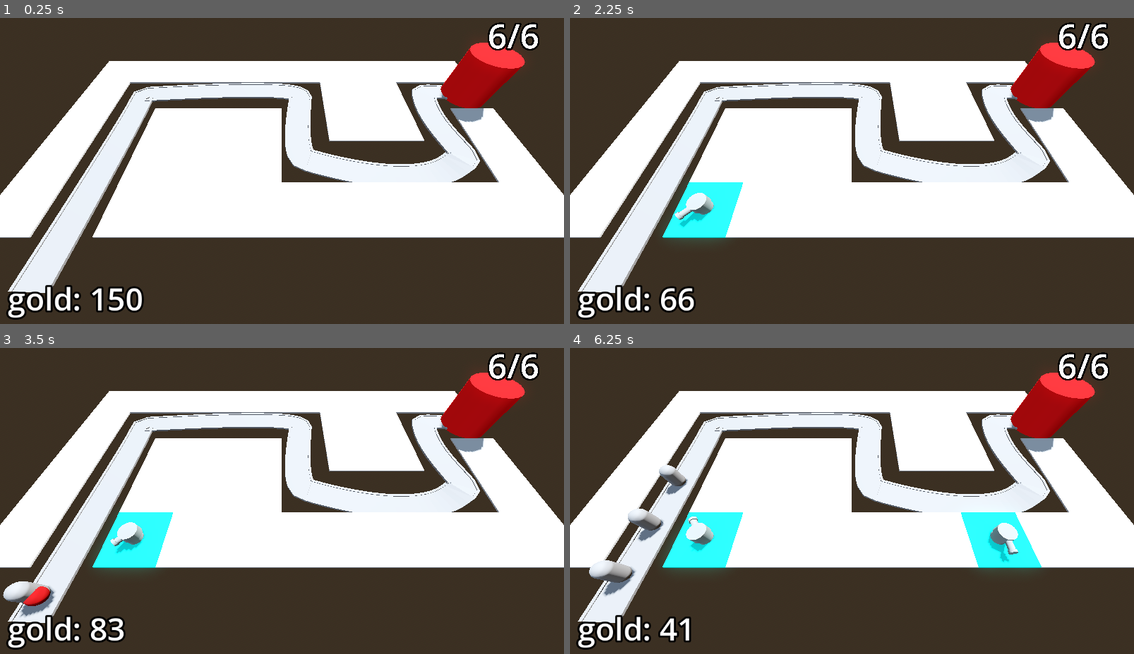
Above: before the commit, frames 1-4 (two rows, left to right).
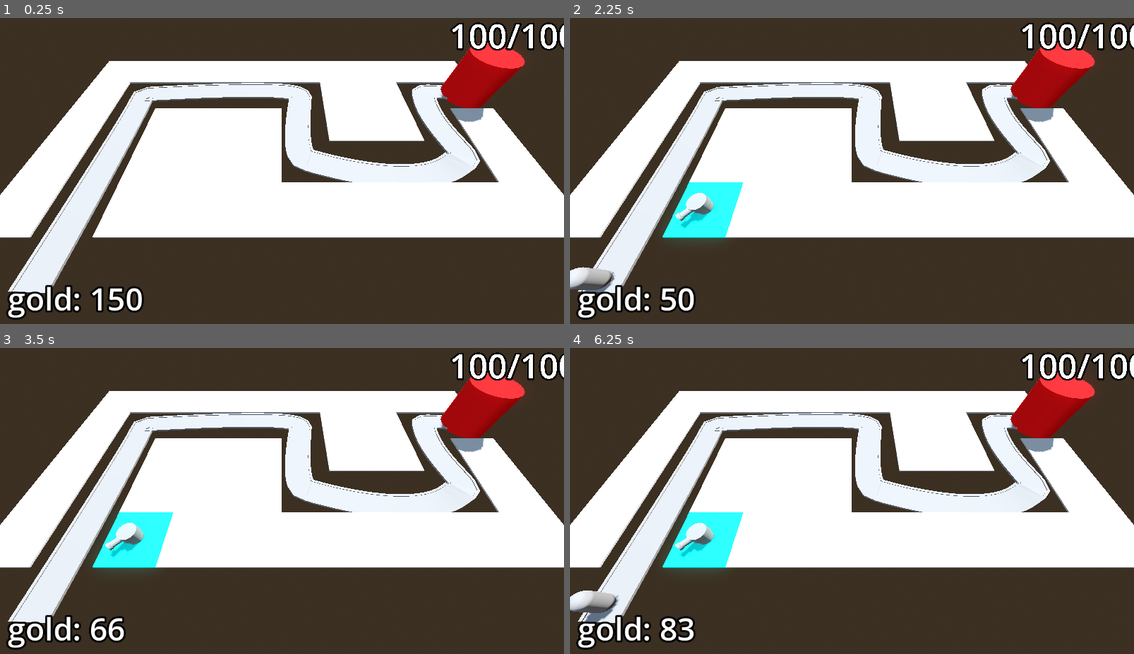
Above: after the commit, the same moments.

Repository: EsbenNyboe/TowerDefense
Game: Godot game, scene res://BaseLevel.tscn
Same seed, same stepped clock (60 frames per second), same inputs: the game is played once before the commit and once after it.
Inputs (mouse positions are in pixels of both pictures, inside the frame that each line leads up to):
- Up to frame 1 (0.25 s): no input
- Up to frame 2 (2.25 s): tap Enter at 0.5, 2 s; move the mouse to (976, 152) at 0.52 s; press the mouse at (976, 152) at 0.53 s; tap Space at 1.25 s; move the mouse to (739, 186) at 1.27 s; release the mouse at (739, 186) at 1.28 s; click (739, 186) at 1.35 s; move the mouse to (908, 100) at 2.02 s; press the mouse at (908, 100) at 2.03 s
- Up to frame 3 (3.5 s): move the mouse to (253, 562) at 2.77 s; release the mouse at (253, 562) at 2.78 s; click (253, 562) at 2.85 s
- Up to frame 4 (6.25 s): move the mouse to (1021, 546) at 3.52 s; press the mouse at (1021, 546) at 3.53 s; move the mouse to (682, 452) at 4.27 s; release the mouse at (682, 452) at 4.28 s; click (682, 452) at 4.35 s; move the mouse to (880, 497) at 5.02 s; press the mouse at (880, 497) at 5.03 s; move the mouse to (767, 421) at 5.77 s; release the mouse at (767, 421) at 5.78 s; click (767, 421) at 5.85 s

The runs differ from the first frame. In frame 1, 1.0% of the frame differs, in the area x 79-100%, y 1-11%; in frame 2, 1.8%; in frame 3, 2.0%; in frame 4, 5.0%, in the area x 0-100%, y 1-97%.

Commit message:
Setup custom signal (stop spawning enemies)

Diff:
--- a/barbarianblaster/BaseLevel.tscn
+++ b/barbarianblaster/BaseLevel.tscn
@@ -116,7 +116,7 @@
 
 [node name="Base" parent="." instance=ExtResource("3_knq2t")]
 transform = Transform3D(1, 0, 0, 0, 1, 0, 0, 0, 1, 18, 0, 2)
-max_health = 6
+max_health = 100
 
 [node name="TurretManager" type="Node3D" parent="." node_paths=PackedStringArray("enemy_path")]
 script = ExtResource("5_cwwxe")
@@ -147,3 +147,4 @@
 [node name="DifficultyManager" parent="." instance=ExtResource("9_xkmwr")]
 
 [connection signal="timeout" from="EnemyPath/Timer" to="EnemyPath" method="spawn_enemy"]
+[connection signal="stop_spawning_enemies" from="DifficultyManager" to="EnemyPath" method="_on_difficulty_manager_stop_spawning_enemies"]
--- a/barbarianblaster/DifficultyManager/difficulty_manager.gd
+++ b/barbarianblaster/DifficultyManager/difficulty_manager.gd
@@ -1,9 +1,12 @@
 extends Node
+
+signal stop_spawning_enemies
 
 @export var game_length := 30.0
 @export var spawn_time_curve: Curve
 @export var enemy_health_curve: Curve
 @export var kill_reward_curve: Curve
+
 @onready var timer: Timer = $Timer
 
 func _ready() -> void:
@@ -20,3 +23,7 @@
 
 func get_kill_reward() -> float:
 	return kill_reward_curve.sample(game_progress_ratio())
+
+
+func _on_timer_timeout() -> void:
+	stop_spawning_enemies.emit()
--- a/barbarianblaster/DifficultyManager/difficulty_manager.tscn
+++ b/barbarianblaster/DifficultyManager/difficulty_manager.tscn
@@ -25,3 +25,5 @@
 
 [node name="Timer" type="Timer" parent="."]
 one_shot = true
+
+[connection signal="timeout" from="Timer" to="." method="_on_timer_timeout"]
--- a/barbarianblaster/Enemy/enemy.gd
+++ b/barbarianblaster/Enemy/enemy.gd
@@ -19,13 +19,13 @@
 
 func _ready() -> void:
 	health = max_health
-	Engine.time_scale = 3
 
 func _process(delta: float) -> void:
 	progress += delta * speed
 	if progress_ratio >= 1:
 		base.take_damage()
 		set_process(false)
+		queue_free()
 
 func take_damage(damage: int) -> void:
 	health -= damage
--- a/barbarianblaster/Enemy/enemy_path.gd
+++ b/barbarianblaster/Enemy/enemy_path.gd
@@ -10,3 +10,6 @@
 	spawned_enemy.kill_reward = difficulty_manager.get_kill_reward()
 	add_child(spawned_enemy)
 	timer.wait_time = difficulty_manager.get_spawn_time()
+
+func _on_difficulty_manager_stop_spawning_enemies() -> void:
+	timer.stop()
